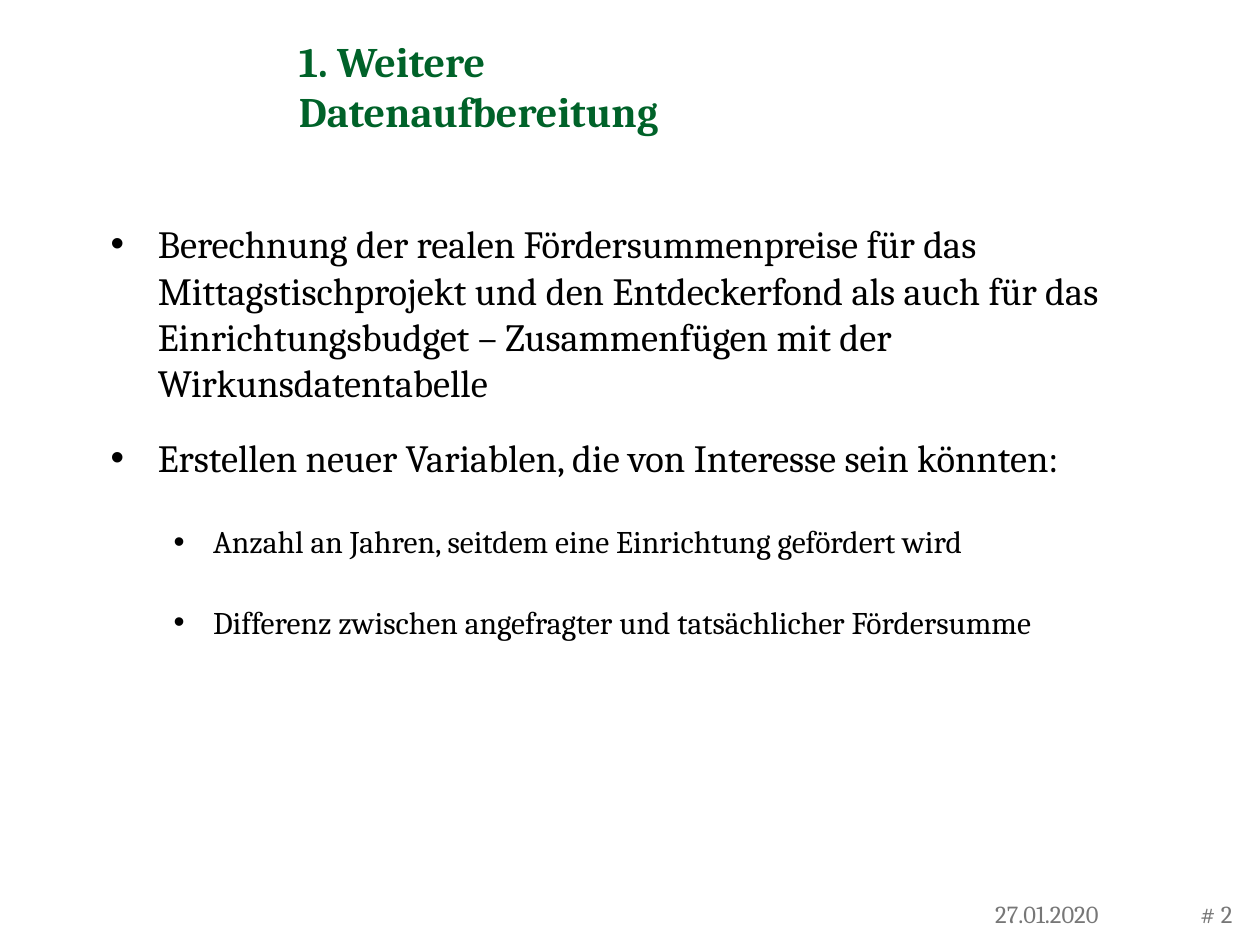
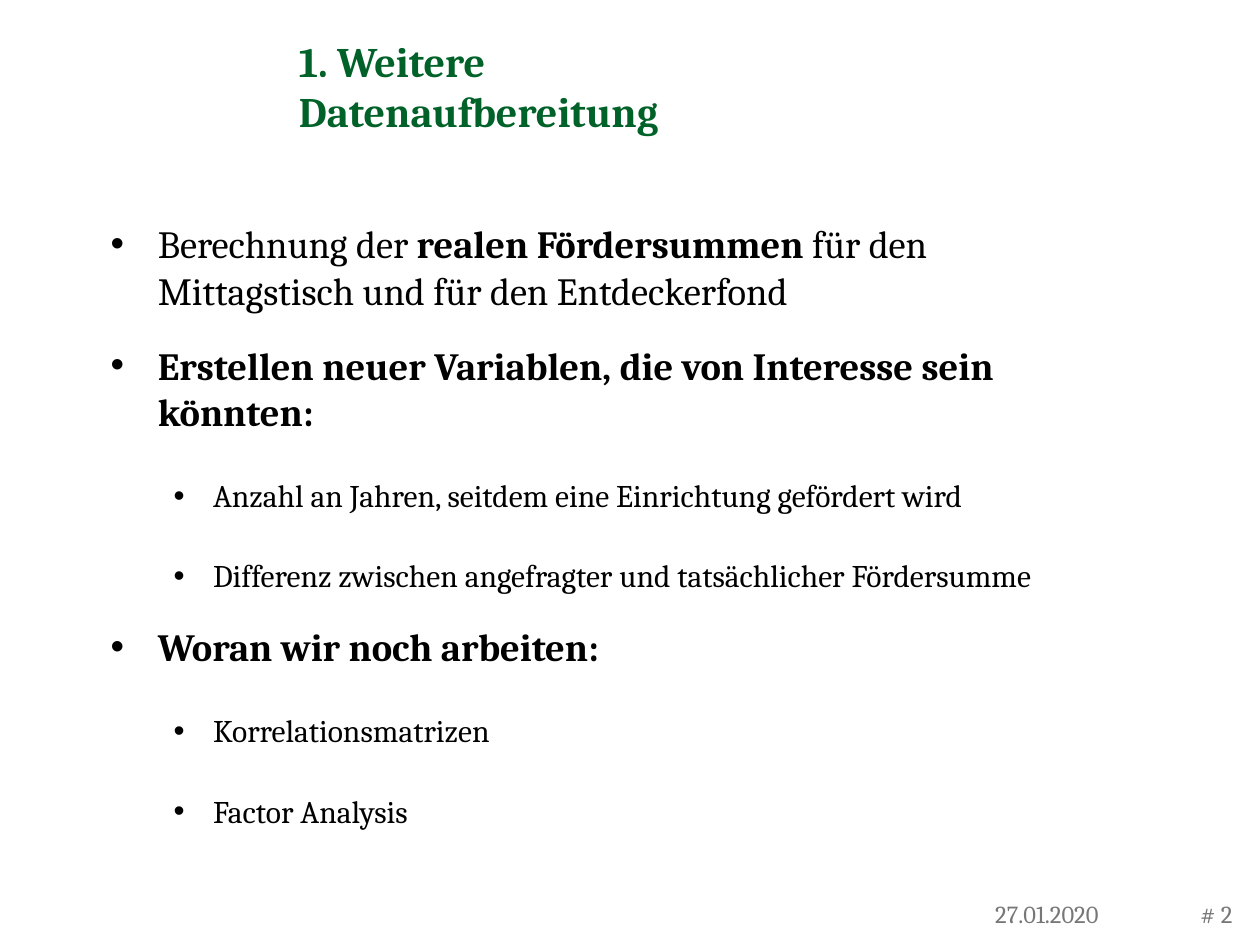
Before and after one commit to RafaelSchuetz/Pareto, a slide deck: slide 2 of CHILDREN/Zwischenkolloquien/2. Zwischentreffen Präsentation.pptx. Drawn at 1260x945 pixels with LibreOffice and Linux fonts; fonts in the diff are those of the drawing; background and template pictures are left out. Boxes give left, top, right and bottom in pixels: in the first picture for what was removed or moved away, otherwise in the second. Text is boxed around its words. In the diff, an @@ line names an element or a change of style, - is before the commit and + after.

```diff
--- a/CHILDREN/Zwischenkolloquien/2. Zwischentreffen Präsentation.pptx
+++ b/CHILDREN/Zwischenkolloquien/2. Zwischentreffen Präsentation.pptx
@@ text at (158, 230, 927, 314): text changed @@
-• Berechnung der realen Fördersummenpreise für das Mittagstischprojekt und den Entdeckerfond als auch für das Einrichtungsbudget – Zusammenfügen mit der Wirkunsdatentabelle
+• Berechnung der realen Fördersummen für den Mittagstisch und für den Entdeckerfond
@@ text at (158, 353, 994, 427): bold on in "Erstellen neuer Variablen, die von Interesse sein ..." @@
@@ text at (158, 634, 599, 830): paragraphs added @@
+• Woran wir noch arbeiten:
+  • Korrelationsmatrizen
+  • Factor Analysis
```
Also in this commit, not shown: 2 other slides changed, 4 slides added, 1 slide removed.
